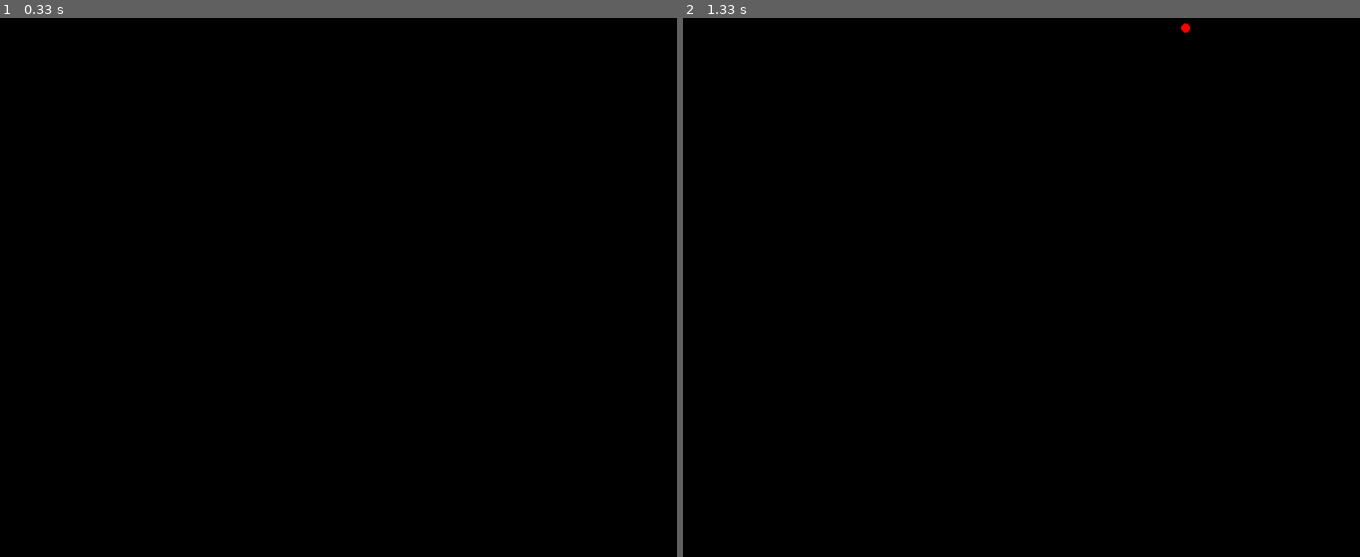
Above: before the commit, frames 1-2 (left to right).
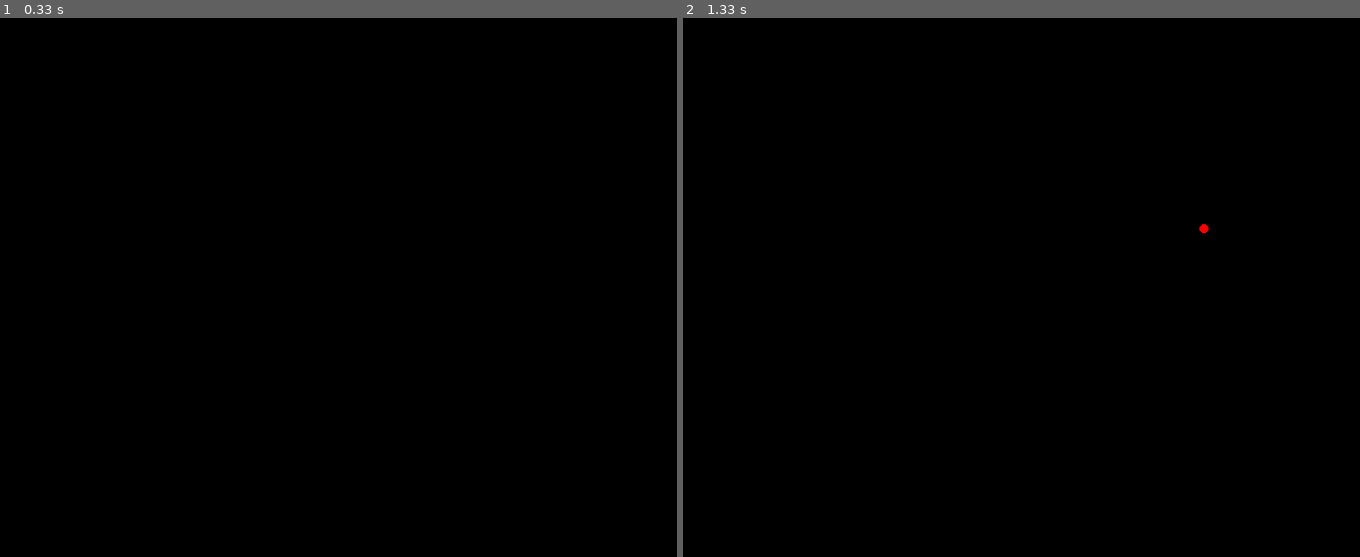
Above: after the commit, the same moments.

Repository: ramonparaiba/pygame-roadmap
Game: pygame game, started from 006-Projetil/projetil_lancado_automaticamente_randomico.py
The game is run twice, just before and just after one commit, with the same random seed, the same clock (stepped at 60 frames per second) and the same inputs.
Inputs:
- Up to frame 1 (0.33 s): no input
- Up to frame 2 (1.33 s): no input

Frame 1 is identical in both runs. In frame 2, less than 0.1% of the frame differs, in the area x 73-78%, y 1-40%.

Commit message:
feat: Carrega um sprite no meio da tela

Diff:
--- a/006-Projetil/projetil_lancado_automaticamente_randomico.py
+++ b/006-Projetil/projetil_lancado_automaticamente_randomico.py
@@ -19,7 +19,7 @@
 
 projetil_width = 10
 projetil_height = 10
-projetil_speed = 30
+projetil_speed = 20
 
 
 class Projetil:
@@ -48,7 +48,7 @@
             running = False
 
     current_time = pygame.time.get_ticks()
-    if current_time - last_projetil_time >= 500:
+    if current_time - last_projetil_time >= 800:
         projeteis.append(criar_projetil())
         last_projetil_time = current_time
 
--- /dev/null
+++ b/007-Sprites/load_sprite.py
@@ -0,0 +1,31 @@
+import pygame
+import sys
+import os
+
+pygame.init()
+
+screen = pygame.display.set_mode((800, 600))
+pygame.display.set_caption("Sprite Loading")
+
+# Load the sprite image
+current_dir = os.path.dirname(__file__)
+image_path = os.path.join(current_dir, "imgs/mario.png")
+sprite_img = pygame.image.load(image_path)
+
+# Get sprite retangle and screen rectangle
+sprite_rect = sprite_img.get_rect()
+sprite_rect.center = (400, 300)
+
+# Game loop
+running = True
+while running:
+    for event in pygame.event.get():
+        if event.type == pygame.QUIT:
+            running = False
+
+    screen.fill("white")
+    screen.blit(sprite_img, sprite_rect)
+    pygame.display.flip()
+
+pygame.quit()
+sys.exit()
Binary file added: 007-Sprites/imgs/mario.png
Binary file added: 007-Sprites/imgs/megaman.png
